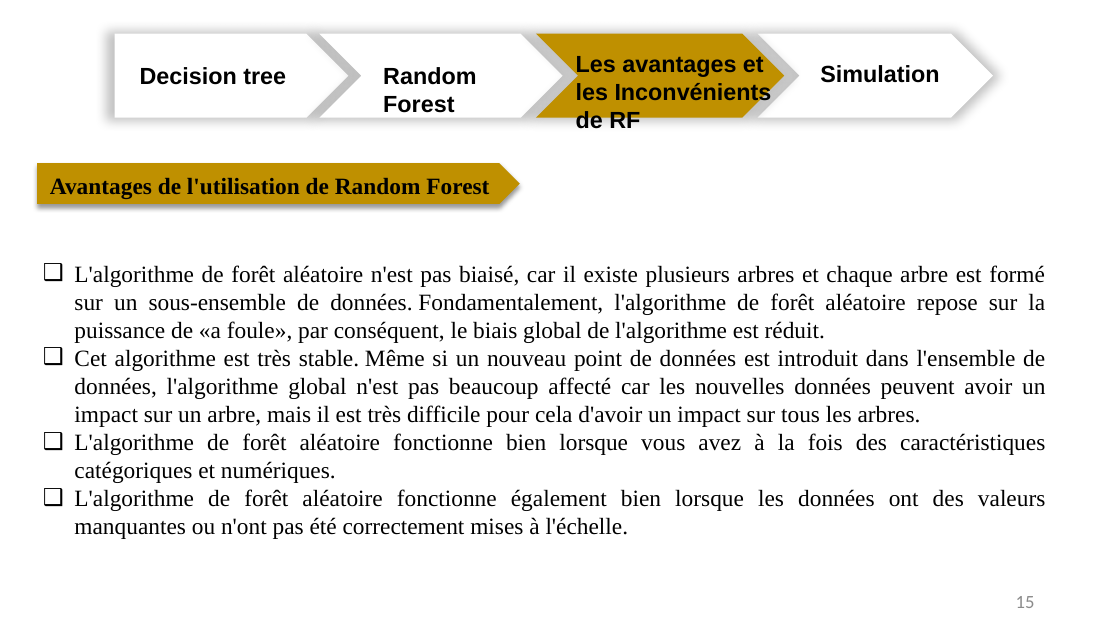
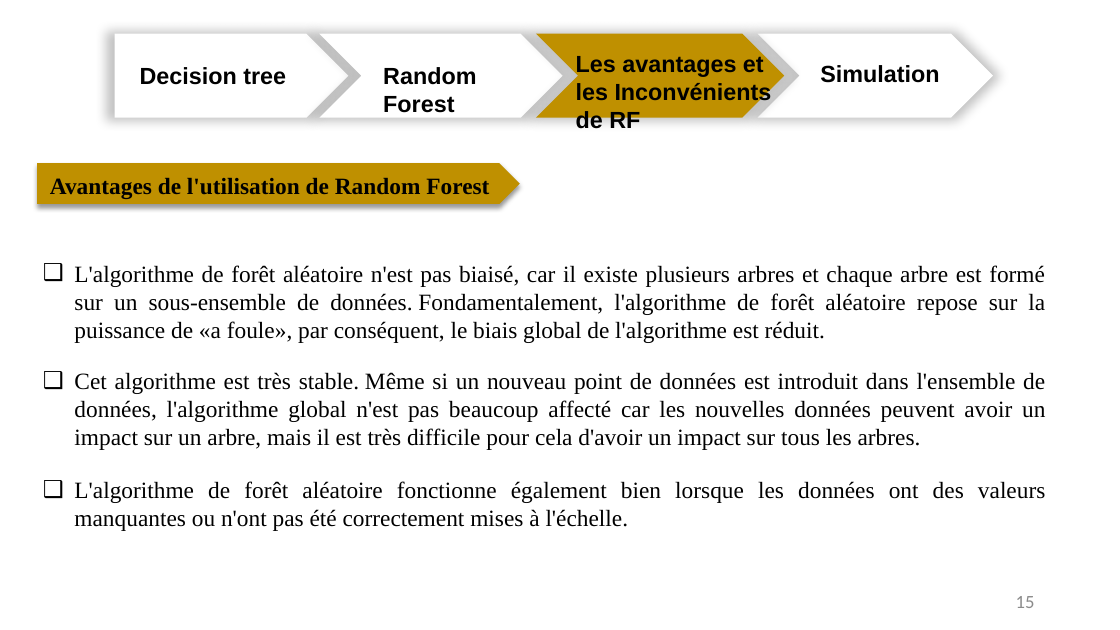
Before and after one commit to benjdiasaad/Random_Forest, a slide deck: slide 15 of Benjdia Saad Random Forest.pptx. Drawn at 1120x630 pixels with LibreOffice and Linux fonts; fonts in the diff are those of the drawing. Boxes give left, top, right and bottom in pixels: in the first picture for what was removed or moved away, otherwise in the second. Text is boxed around its words. In the diff, an @@ line names an element or a change of style, - is before the commit and + after.

```diff
--- a/Benjdia Saad Random Forest.pptx
+++ b/Benjdia Saad Random Forest.pptx
@@ text "L'algorithme de forêt aléatoire n'est ..." at bbox=[74, 265, 1045, 531]: more space between paragraphs @@
@@ text at bbox=[74, 433, 1045, 483]: paragraph removed @@
-❑ L'algorithme de forêt aléatoire fonctionne bien lorsque vous avez à la fois des caractéristiques catégoriques et numériques.
```
Also in this commit, not shown: 10 other slides changed.
